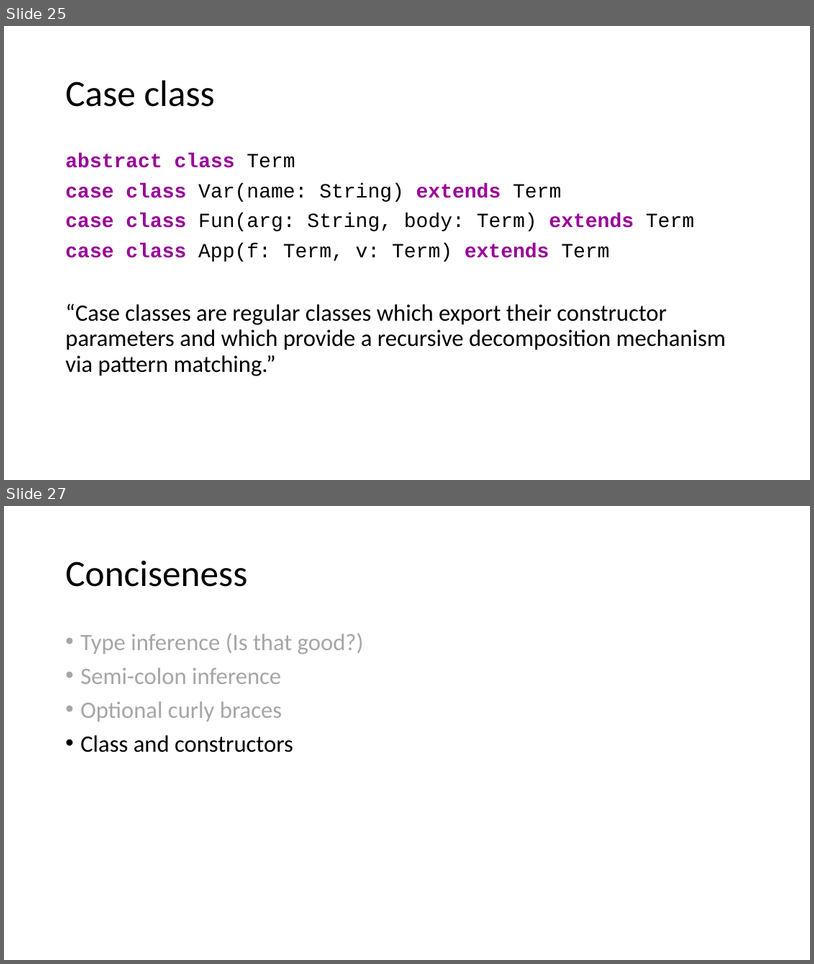
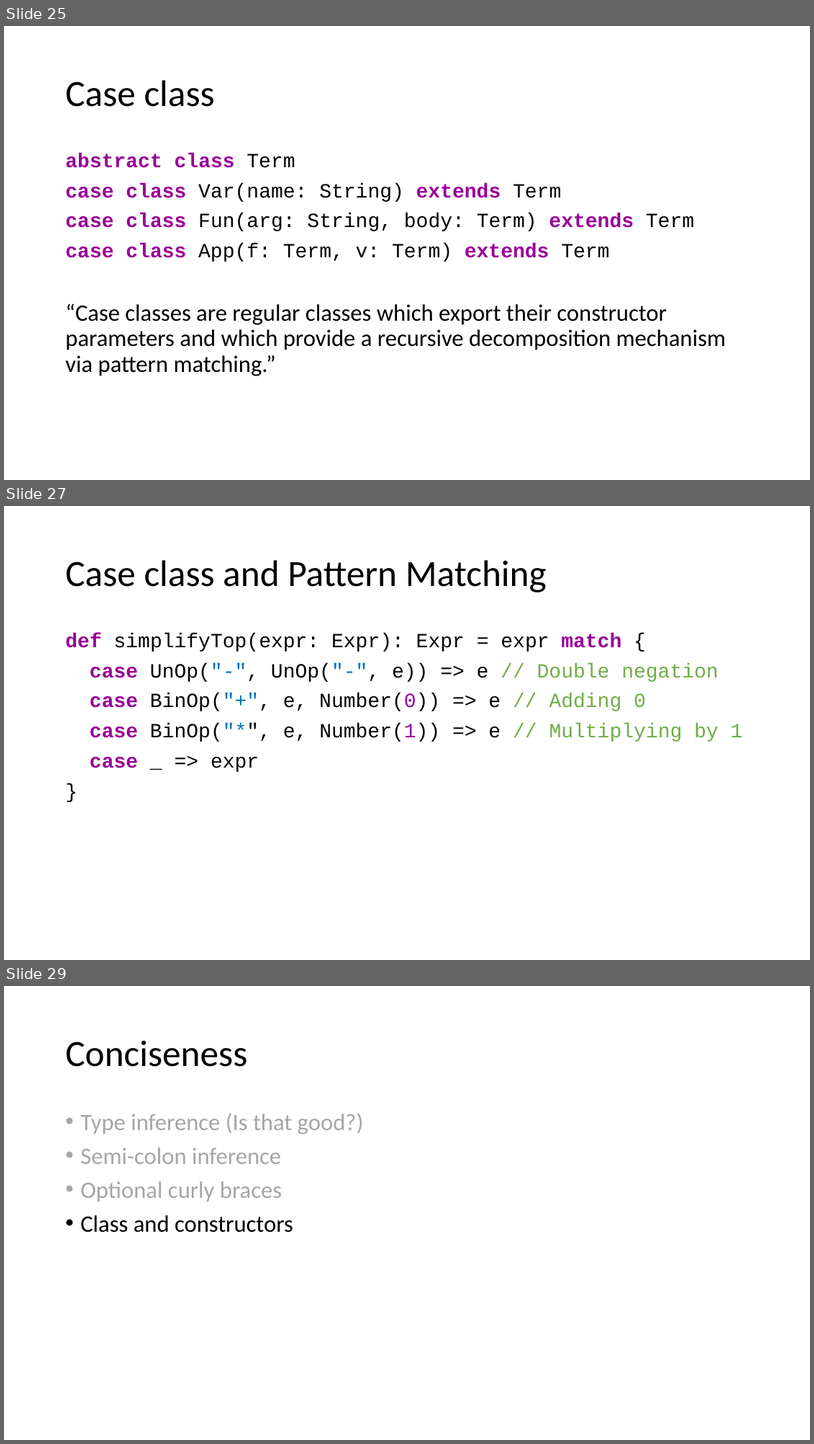
Before and after one commit to alexandrejbr/Scala.FirstSteps.Demos, a slide deck: Scala First Steps.pptx. Shown one above the other, each under a label of ours: slides 25 and 27 before the commit, slides 25, 27 and 29 after it; the slides between them are not shown. The pictures are 814x964 and 814x1444 pixels, drawn with LibreOffice and Linux fonts; fonts in the diff are those of the drawing. Boxes give left, top, right and bottom in pixels: in the first picture for what was removed or moved away, otherwise in the second. Text is boxed around its words. In the diff, an @@ line names an element or a change of style, - is before the commit and + after.

```diff
--- a/Scala First Steps.pptx
+++ b/Scala First Steps.pptx
@@ slide 27 added at bbox=[4, 506, 810, 960], background #FFFFFF @@
@@ title added at bbox=[65, 560, 547, 592], 44 pt, text #000000 @@
+Case class and Pattern Matching
@@ text added at bbox=[65, 633, 743, 772], 24 pt, text #000000 @@
+def simplifyTop(expr: Expr): Expr = expr match {
+case UnOp("-", UnOp("-", e)) => e // Double negation
+case BinOp("+", e, Number(0)) => e // Adding 0
+case BinOp("*", e, Number(1)) => e // Multiplying by 1
+case _ => expr
+}
@@ what was slide 27 is now slide 29 @@
```
Also in this commit, not shown: 3 slides changed, 1 other slide added, 2 slides removed.
